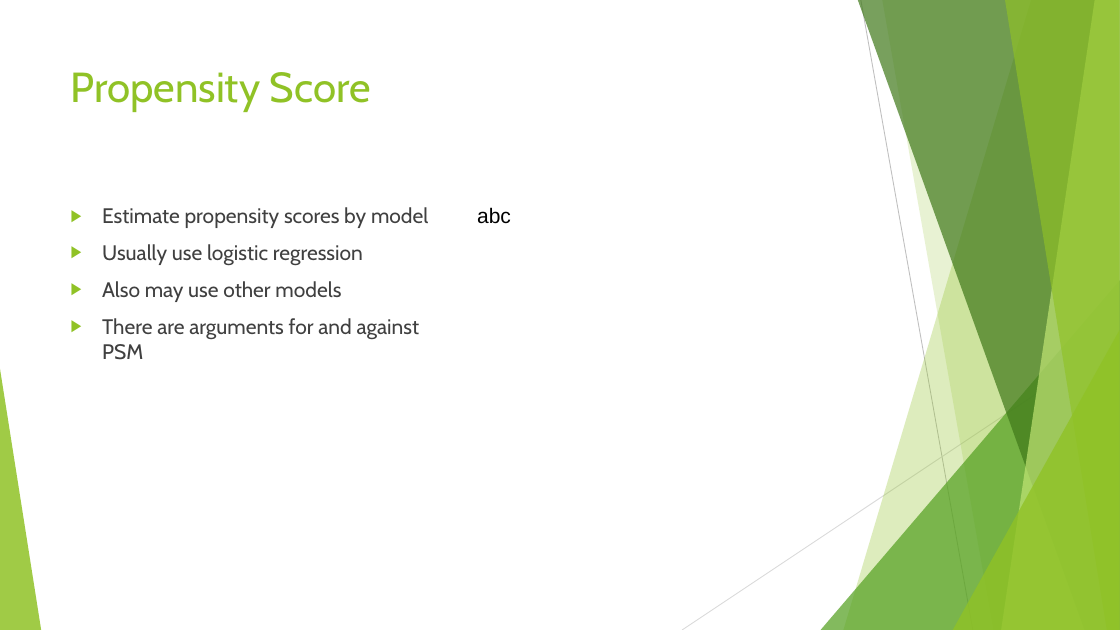
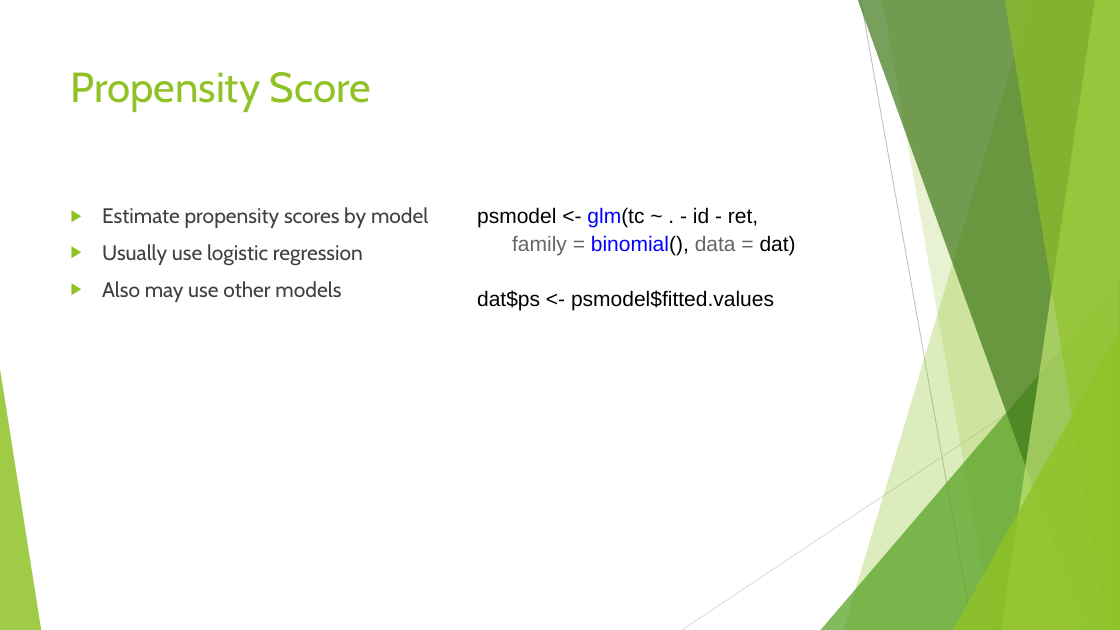
Before and after one commit to anhualin/MyLearning, a slide deck: slide 19 of FDA2018/FDA_Presentation.pptx (slide 20 before the commit). Drawn at 1120x630 pixels with LibreOffice and Linux fonts; fonts in the diff are those of the drawing. Boxes give left, top, right and bottom in pixels: in the first picture for what was removed or moved away, otherwise in the second. Text is boxed around its words. In the diff, an @@ line names an element or a change of style, - is before the commit and + after.

```diff
--- a/FDA2018/FDA_Presentation.pptx
+++ b/FDA2018/FDA_Presentation.pptx
@@ text at [477,207,796,310]: text changed @@
-abc
+psmodel <- glm(tc ~ . - id - ret,
+family = binomial(), data = dat)
+dat$ps <- psmodel$fitted.values
@@ text at [102,318,420,360]: paragraph removed @@
-▶ There are arguments for and against PSM
```
Also in this commit, not shown: 18 other slides changed, 13 slides added, 1 slide removed, 6 other files.
